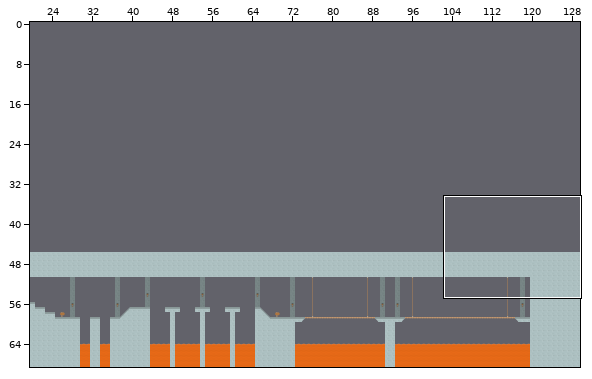
One commit to this Tiled map: arte/maps/castle1.tmx. The first picture is a wide view before the edit; the outline marks the close-up.
Close-up. Before the commit:
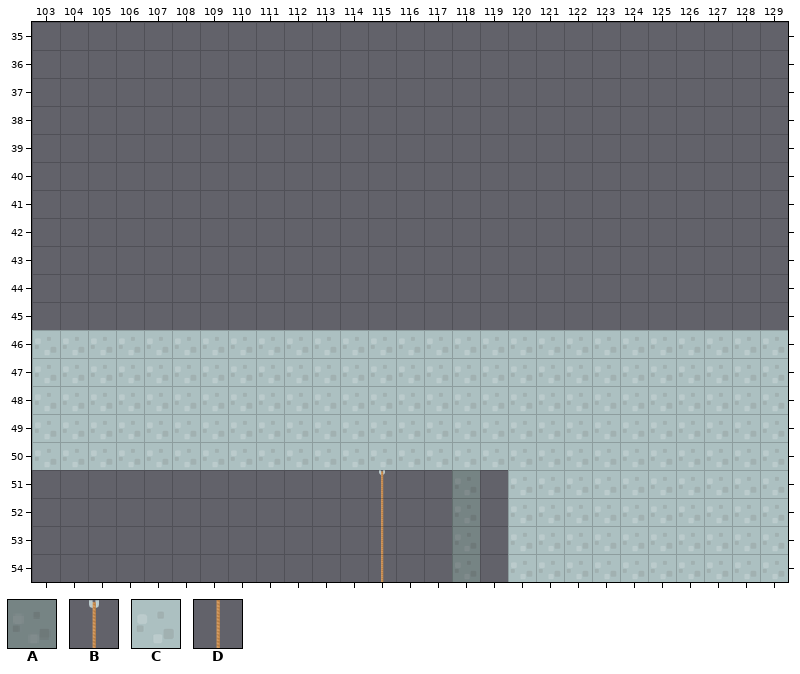
Cells are 64x64 px. Shown: x 103..129, y 35..54. The commit also changed other parts of the map, which this record leaves out. The old version is drawn lined up with the new one.
Key: from "tileset": A 0, B 45, C 51, D 58.
_ is an empty cell.
Layer "ground" before, first column x 103:
35 ___________________________
36 ___________________________
37 ___________________________
38 ___________________________
39 ___________________________
40 ___________________________
41 ___________________________
42 ___________________________
43 ___________________________
44 ___________________________
45 ___________________________
46 CCCCCCCCCCCCCCCCCCCCCCCCCCC
47 CCCCCCCCCCCCCCCCCCCCCCCCCCC
48 CCCCCCCCCCCCCCCCCCCCCCCCCCC
49 CCCCCCCCCCCCCCCCCCCCCCCCCCC
50 CCCCCCCCCCCCCCCCCCCCCCCCCCC
51 _______________A_CCCCCCCCCC
52 _______________A_CCCCCCCCCC
53 _______________A_CCCCCCCCCC
54 _______________A_CCCCCCCCCC
And afterwards:
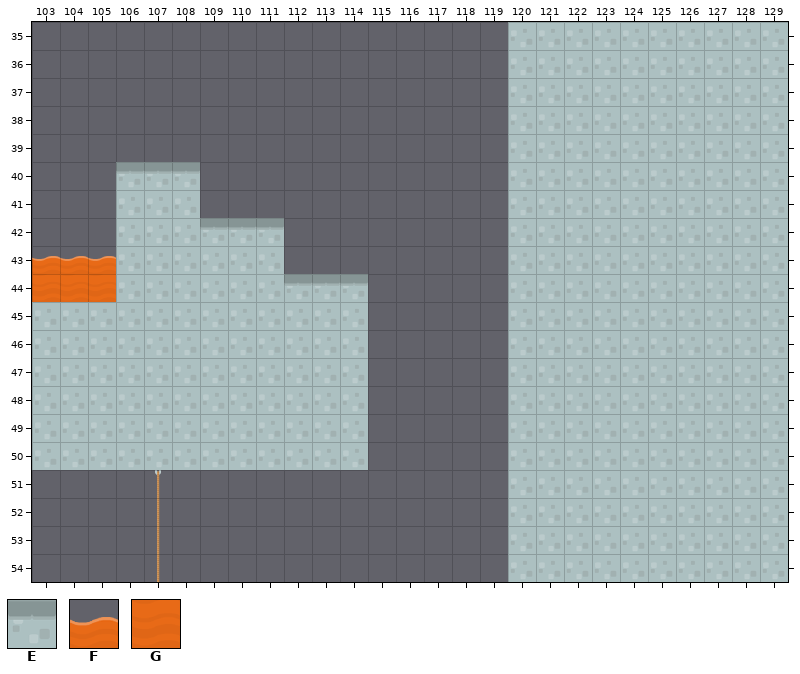
Further tiles: from "tileset": E 11, F 86, G 99.
See-through tiles are keyed as they look on the map.
Difference:
map size 130x23 -> 130x69 cells (old content now starts at 0,46; both pictures use the new coordinates)
Layer "background":
y 51..54: x 118 C -> _
Layer "groundBack":
y 51: x 107 _ -> B; x 115 B -> _
y 52..54: x 107 _ -> D; x 115 D -> _
Layer "ground":
y 35..39: x 120..129 __________ -> CCCCCCCCCC
y 40: x 106..108 ___ -> EEE; x 120..129 __________ -> CCCCCCCCCC
y 41: x 106..108 ___ -> CCC; x 120..129 __________ -> CCCCCCCCCC
y 42: x 106..111 ______ -> CCCEEE; x 120..129 __________ -> CCCCCCCCCC
y 43: x 103..111 _________ -> FFFCCCCCC; x 120..129 __________ -> CCCCCCCCCC
y 44: x 103..114 ____________ -> GGGCCCCCCEEE; x 120..129 __________ -> CCCCCCCCCC
y 45: x 103..114 ____________ -> CCCCCCCCCCCC; x 120..129 __________ -> CCCCCCCCCC
y 46..50: x 115..119 CCCCC -> _____
y 51..54: x 118 A -> _
Boxes around the changes in both close-ups, in picture pixels (x1, y1, x2, y2):
changed: (32, 22, 788, 582)
